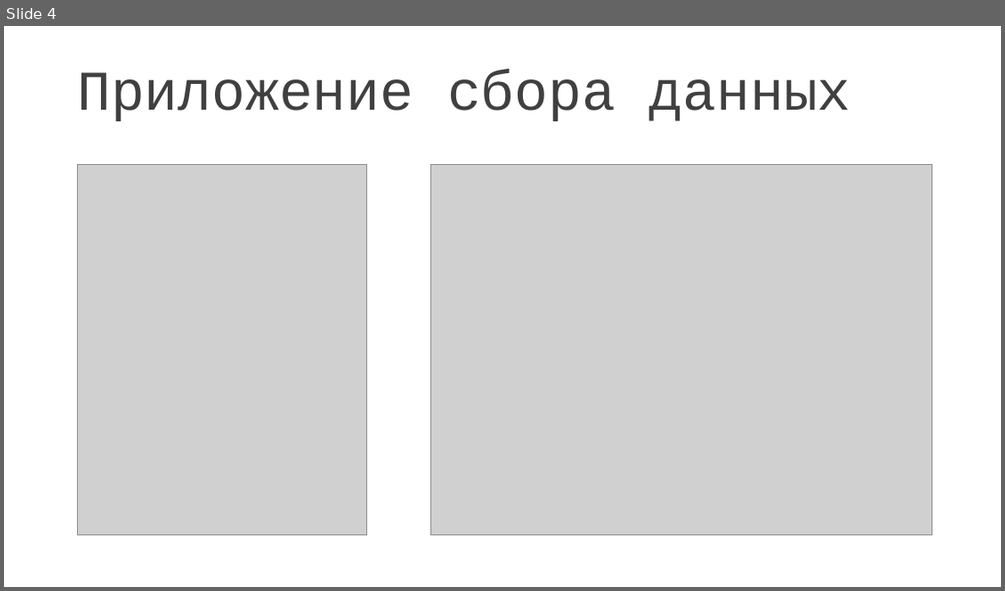
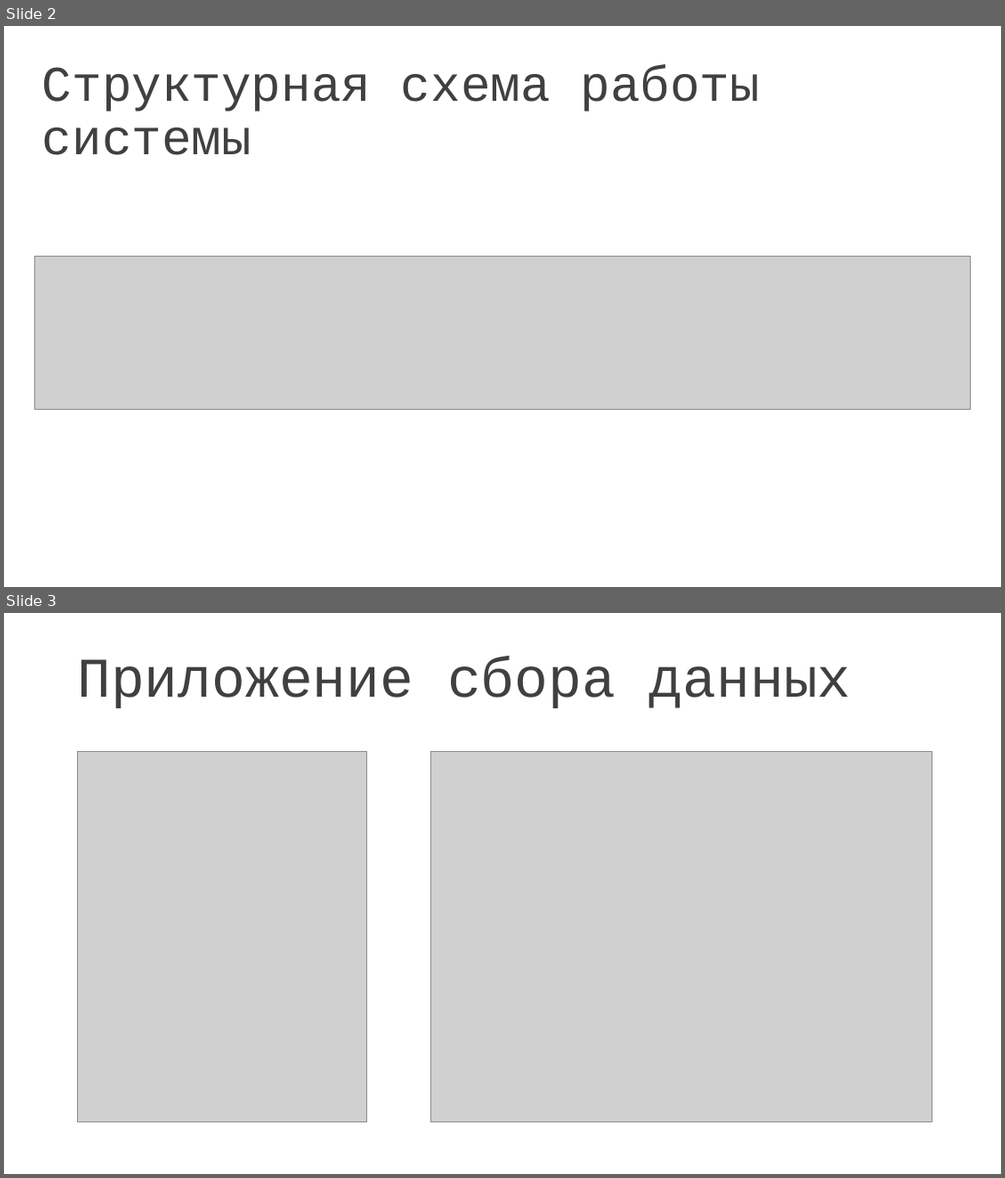
Before and after one commit to maksperskiy/Diploma, a slide deck: презентация.pptx. Shown one above the other, each under a label of ours: slide 4 before the commit, slides 2 and 3 after it. The pictures are 1005x591 and 1005x1178 pixels, drawn with LibreOffice and Linux fonts; fonts in the diff are those of the drawing; grey boxes stand for pictures. Boxes give left, top, right and bottom in pixels: in the first picture for what was removed or moved away, otherwise in the second. Text is boxed around its words. In the diff, an @@ line names an element or a change of style, - is before the commit and + after.

```diff
--- a/презентация.pptx
+++ b/презентация.pptx
@@ slide 2 added at [4, 26, 1001, 587], background #FFFFFF @@
@@ title added at [42, 65, 760, 155], 48 pt, text #404040 @@
+Структурная схема работы системы
@@ picture added at [34, 256, 971, 409] @@
@@ what was slide 4 is now slide 3 @@
```
Also in this commit, not shown: 1 slide changed, 2 slides removed, 5 other files.
